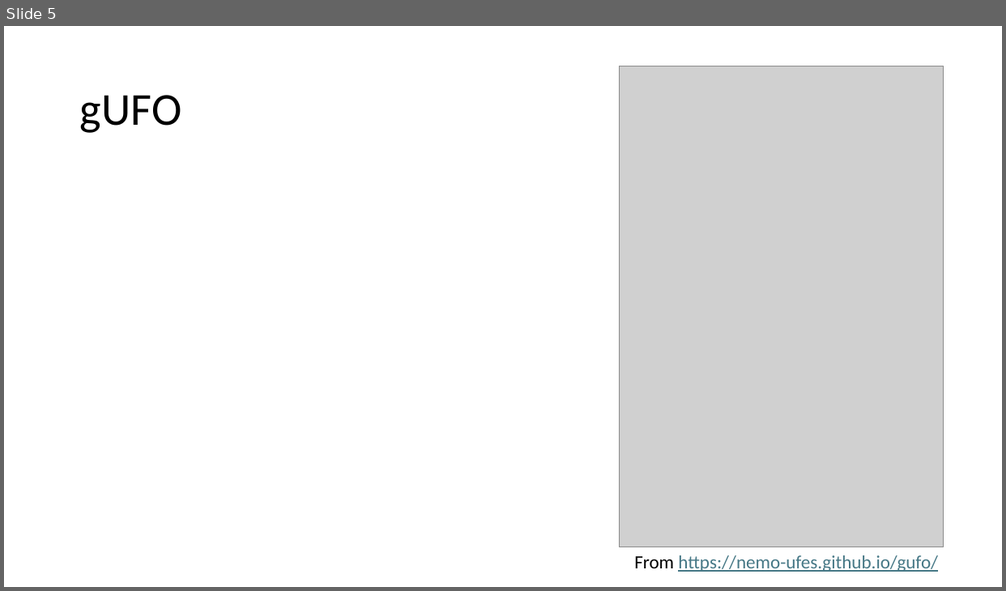
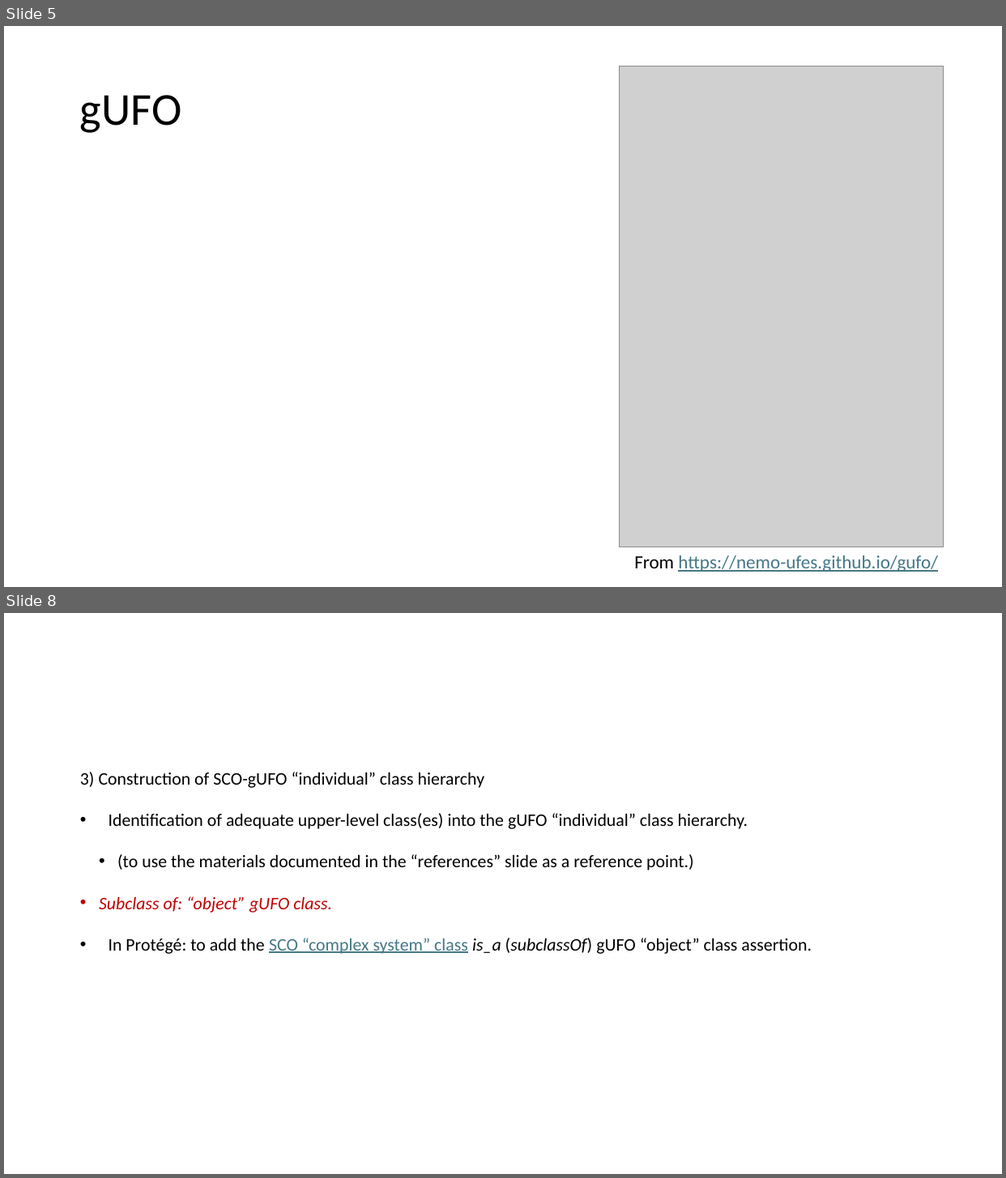
Before and after one commit to gioUbbiali/Sustainability-Core-Ontology, a slide deck: SCO/working materials/Slide deck - SCO-UFO aligment.pptx. Shown one above the other, each under a label of ours: slide 5 before the commit, slides 5 and 8 after it; the slides between them are not shown. The pictures are 1006x591 and 1006x1178 pixels, drawn with LibreOffice and Linux fonts; fonts in the diff are those of the drawing; grey boxes stand for pictures. Boxes give left, top, right and bottom in pixels: in the first picture for what was removed or moved away, otherwise in the second. Text is boxed around its words. In the diff, an @@ line names an element or a change of style, - is before the commit and + after.

```diff
--- a/SCO/working materials/Slide deck - SCO-UFO aligment.pptx
+++ b/SCO/working materials/Slide deck - SCO-UFO aligment.pptx
@@ slide 8 added at [4,613,1002,1174], background #FFFFFF @@
@@ text added at [80,772,812,954], 17 pt, text #000000 @@
+3) Construction of SCO-gUFO “individual” class hierarchy
+• Identification of adequate upper-level class(es) into the gUFO “individual” class hierarchy.
+• (to use the materials documented in the “references” slide as a reference point.)
+• Subclass of: “object” gUFO class.
+• In Protégé: to add the SCO “complex system” class is_a (subclassOf) gUFO “object” class assertion.
```
Also in this commit, not shown: 2 slides changed, 5 other slides added, 2 slides removed, 1 other file.
